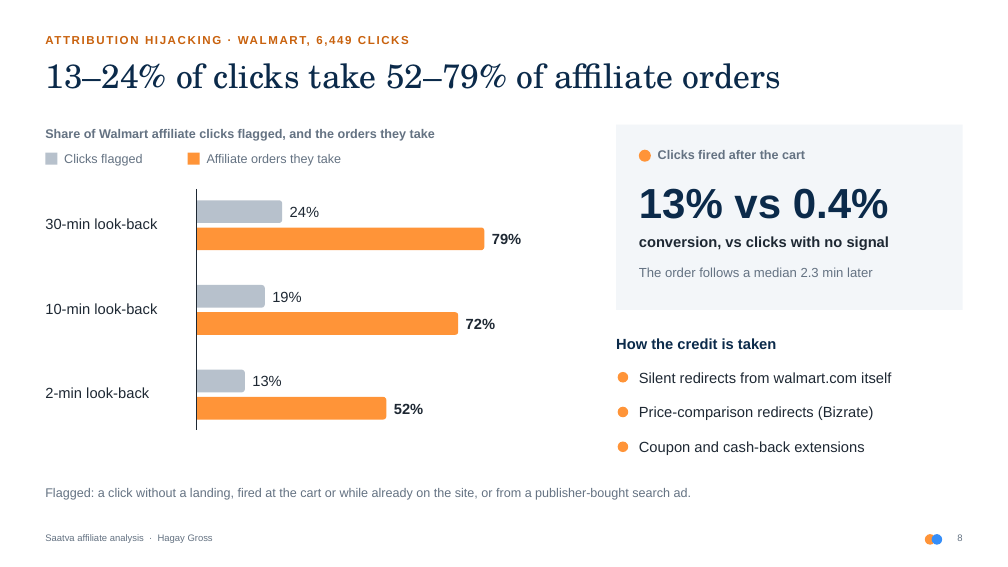
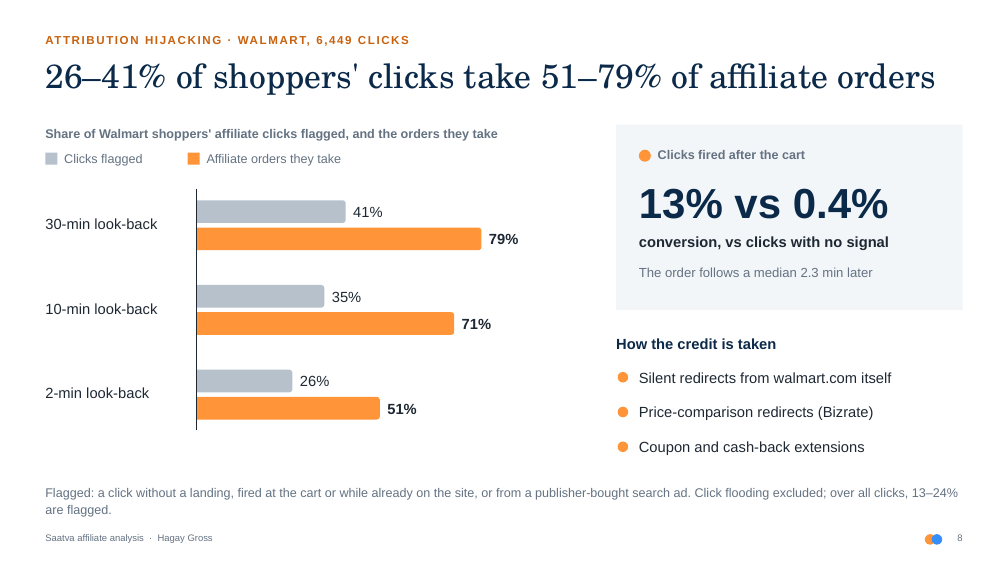
Before and after one commit to Hagaygro/partnerize-assignment, a slide deck: slide 8 of deck/saatva_affiliate_analysis.pptx. Drawn at 1008x567 pixels with LibreOffice and Linux fonts; fonts in the diff are those of the drawing. Boxes give left, top, right and bottom in pixels: in the first picture for what was removed or moved away, otherwise in the second. Text is boxed around its words. In the diff, an @@ line names an element or a change of style, - is before the commit and + after.

```diff
--- a/deck/saatva_affiliate_analysis.pptx
+++ b/deck/saatva_affiliate_analysis.pptx
@@ text at [45,63,935,95]: text changed @@
-13–24% of clicks take 52–79% of affiliate orders
+26–41% of shoppers' clicks take 51–79% of affiliate orders
@@ text at [45,129,498,141]: text changed @@
-Share of Walmart affiliate clicks flagged, and the orders they take
+Share of Walmart shoppers' affiliate clicks flagged, and the orders they take
@@ round same rect: place and size @@
-round same rect at [197,200,282,223]
+round same rect at [197,200,346,223]
@@ text at [353,207,382,217]: text changed @@
-24%
+41%
@@ round same rect: place and size @@
-round same rect at [197,285,265,308]
+round same rect at [196,285,324,308]
@@ text at [332,291,361,302]: text changed @@
-19%
+35%
@@ round same rect: place and size @@
-round same rect at [197,312,458,335]
+round same rect at [196,313,454,335]
@@ text at [462,319,491,329]: text changed @@
-72%
+71%
@@ round same rect: place and size @@
-round same rect at [197,370,245,392]
+round same rect at [196,370,292,393]
@@ text at [300,375,329,386]: text changed @@
-13%
+26%
@@ round same rect: place and size @@
-round same rect at [197,397,387,419]
+round same rect at [197,397,380,420]
@@ text at [387,403,416,414]: text changed @@
-52%
+51%
@@ text at [45,488,958,517]: text changed @@
-Flagged: a click without a landing, fired at the cart or while already on the site, or from a publisher-bought search ad.
+Flagged: a click without a landing, fired at the cart or while already on the site, or from a publisher-bought search ad. Click flooding excluded; over all clicks, 13–24% are flagged.
```
Also in this commit, not shown: 10 other slides changed, 1 slide added, 15 other files.
